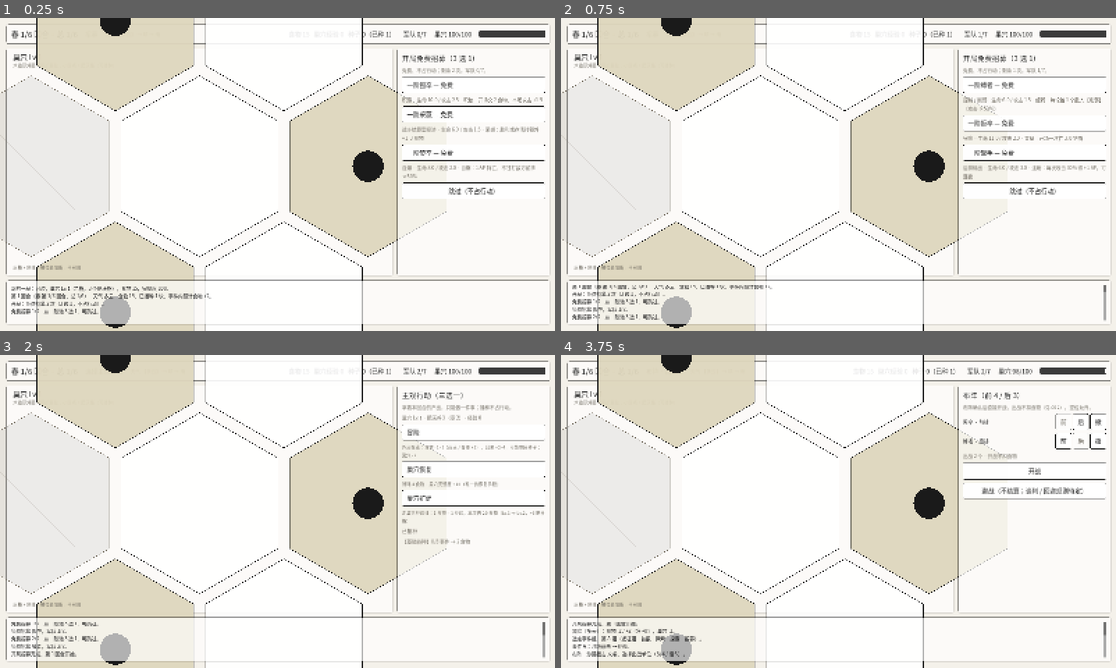
Above: before the commit, frames 1-4 (two rows, left to right).
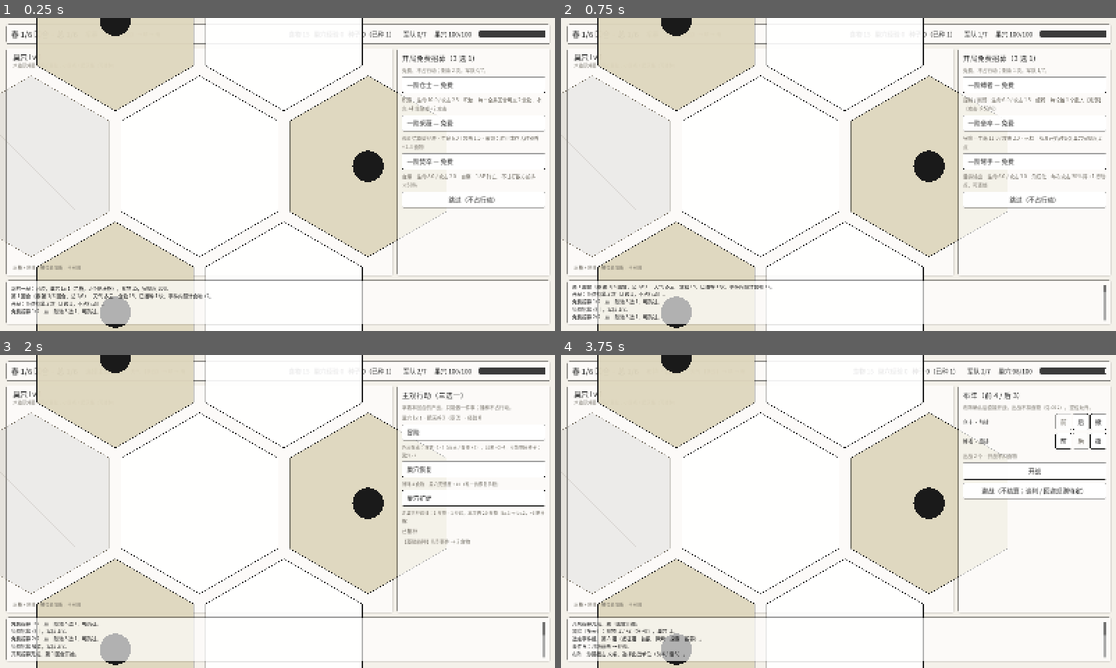
Above: after the commit, the same moments.

Repository: 2932238802/Hector
Game: Godot game, scene res://scenes/main.tscn
Two runs of this game, one before a commit and one after it. Both use one fixed random seed, a clock stepped at 60 frames per second and the inputs below.
Inputs (mouse positions are in pixels of both pictures, inside the frame that each line leads up to):
- Up to frame 1 (0.25 s): no input
- Up to frame 2 (0.75 s): click (1032, 83) at 0.5 s, where only the run before the commit has a clickable "一阶囤卒 — 免费"
- Up to frame 3 (2 s): click "一阶缚者 — 免费" at 1.25 s
- Up to frame 4 (3.75 s): click "冒险" at 2 s; click "第 A 组 ｜ 远征组：普敌 · 探索 · 探索 · 招募" at 2.75 s; click "迎战" at 3.5 s

The runs differ from the first frame. In frame 1, 2.4% of the frame differs, in the area x 72-99%, y 20-61%; in frame 2, 1.5%; in frame 3, less than 0.1%; in frame 4, less than 0.1%.

Commit message:
[chore] 同步兵种文档：角质化/点卯关键词、廪实专属改名与签名

Diff:
--- a/data/units.json
+++ b/data/units.json
@@ -1,23 +1,23 @@
 {
   "schema_version": 1,
   "units": [
-    { "id": "ruishi", "name": "锐士", "tier": 1, "pool": "shared", "cost": { "food": 8 }, "hp": 10.0, "atk": 3.0, "ap": 1, "row": "front", "combat": true, "tag": "前排主力", "signature": "成长：每次攻击永久 +0.2 攻击（无上限）" },
+    { "id": "ruishi", "name": "锐士", "tier": 1, "pool": "shared", "cost": { "food": 8 }, "hp": 10.0, "atk": 3.0, "ap": 1, "row": "front", "combat": true, "tag": "前排主力", "signature": "角质化：每次攻击后永久 +0.2 攻击（无上限）" },
     { "id": "chihou", "name": "斥候", "tier": 1, "pool": "shared", "cost": { "food": 5 }, "hp": 7.0, "atk": 2.0, "ap": 1, "row": "front", "combat": true, "tag": "情报 / 战果", "signature": "迅捷：开场得【迅捷】；不甘：阵亡得【不甘】（均占位）" },
     { "id": "caiwei", "name": "采薇", "tier": 1, "pool": "shared", "cost": { "food": 6 }, "hp": 6.0, "atk": 1.5, "ap": 1, "row": "back", "combat": true, "tag": "战斗结算型经济", "signature": "采撷：胜利或存活时额外 +1–3 食物" },
-    { "id": "gancheng", "name": "干城", "tier": 1, "pool": "shared", "cost": { "food": 9 }, "hp": 16.0, "atk": 1.0, "ap": 1, "row": "front", "combat": true, "tag": "防御", "signature": "扼守 + 格挡 3.0 护盾/轮 + 受伤成长" },
+    { "id": "gancheng", "name": "干城", "tier": 1, "pool": "shared", "cost": { "food": 9 }, "hp": 16.0, "atk": 1.0, "ap": 1, "row": "front", "combat": true, "tag": "防御", "signature": "扼守 / 点卯：每轮 3.0 护盾；掉血永久 +1 最大生命" },
     { "id": "fenzu", "name": "焚卒", "tier": 1, "pool": "shared", "cost": { "food": 6 }, "hp": 8.0, "atk": 2.0, "ap": 1, "row": "front", "combat": true, "tag": "自爆", "signature": "自爆：1 AP 阵亡，不甘打敌方前排 ×50%" },
-    { "id": "nushou", "name": "弩手", "tier": 1, "pool": "shared", "cost": { "food": 7 }, "hp": 6.0, "atk": 3.0, "ap": 1, "row": "back", "combat": true, "tag": "后排输出", "signature": "连射：每次攻击 30% 得 +1 AP，可连锁" },
-    { "id": "fubing", "name": "辅兵", "tier": 1, "pool": "shared", "cost": { "food": 7 }, "hp": 7.0, "atk": 2.0, "ap": 1, "row": "back", "combat": true, "tag": "后排支援", "signature": "庇护：每轮随机 1 名友军 +5 护盾" },
+    { "id": "nushou", "name": "弩手", "tier": 1, "pool": "shared", "cost": { "food": 7 }, "hp": 6.0, "atk": 3.0, "ap": 1, "row": "back", "combat": true, "tag": "后排输出", "signature": "角质化：每次攻击 30% 得 +1 行动点，可连锁" },
+    { "id": "fubing", "name": "辅兵", "tier": 1, "pool": "shared", "cost": { "food": 7 }, "hp": 7.0, "atk": 2.0, "ap": 1, "row": "back", "combat": true, "tag": "后排支援", "signature": "点卯：每轮玩家阶段开始，随机 1 名友军 +5 护盾" },
     { "id": "fuzhe", "name": "缚者", "tier": 1, "pool": "shared", "cost": { "food": 8 }, "hp": 6.0, "atk": 1.5, "ap": 1, "row": "back", "combat": true, "tag": "控制 / 削弱", "signature": "缠缚：每轮给 1 个敌人【削弱】（攻击 ×50%）" },
     { "id": "chuanling", "name": "传令", "tier": 2, "pool": "shared", "cost": { "food": 10 }, "hp": 11.0, "atk": 2.0, "ap": 1, "row": "back", "combat": true, "tag": "行动点调度", "signature": "每场 1 次：令 1 名友军本轮 +1 AP" },
     { "id": "hanzu", "name": "悍卒", "tier": 2, "pool": "shared", "cost": { "food": 10 }, "hp": 15.0, "atk": 2.5, "ap": 1, "row": "front", "combat": true, "tag": "逆境前排", "signature": "悍勇：每轮首次实际掉血后，本场攻击 +1.0" },
     { "id": "duizheng", "name": "队正", "tier": 2, "pool": "shared", "cost": { "food": 11 }, "hp": 13.0, "atk": 2.0, "ap": 1, "row": "back", "combat": true, "tag": "阵型增幅", "signature": "整阵：存活时同排友军每轮 +1.0 护盾" },
     { "id": "sitian", "name": "司天", "tier": 3, "pool": "shared", "cost": { "food": 14 }, "hp": 12.0, "atk": 3.0, "ap": 1, "row": "back", "combat": true, "tag": "天气操控", "signature": "观天：布阵阶段改本场天气（占位）" },
 
-    { "id": "tunzu", "name": "囤卒", "tier": 1, "pool": "linshi", "cost": { "food": 9 }, "hp": 10.0, "atk": 2.5, "ap": 1, "row": "front", "combat": true, "tag": "积廪", "signature": "积粮：开场交 2 食物，本场攻击 +1.5" },
-    { "id": "shiyi", "name": "拾卒", "tier": 1, "pool": "linshi", "cost": { "food": 8 }, "hp": 9.0, "atk": 2.0, "ap": 1, "row": "front", "combat": true, "tag": "劝农", "signature": "拾遗：每个退场敌人结算 +1 食物（上限 4）" },
-    { "id": "juzu", "name": "拒卒", "tier": 1, "pool": "linshi", "cost": { "food": 8 }, "hp": 11.0, "atk": 2.0, "ap": 1, "row": "front", "combat": true, "tag": "守廪", "signature": "立壁：开场一次性 3.0 护盾" },
-    { "id": "hezu", "name": "禾卒", "tier": 1, "pool": "linshi", "cost": { "food": 7 }, "hp": 7.0, "atk": 1.5, "ap": 1, "row": "back", "combat": true, "tag": "劝农", "signature": "护苗：每个存活植物给全队 +0.5 攻击（上限 +2.0）" },
+    { "id": "tunzu", "name": "仓士", "tier": 1, "pool": "linshi", "cost": { "food": 9 }, "hp": 10.0, "atk": 2.5, "ap": 1, "row": "front", "combat": true, "tag": "积廪", "signature": "积粮：每个全局回合可交 2 食物，永久 +4 生命或 +2 攻击" },
+    { "id": "shiyi", "name": "饷者", "tier": 1, "pool": "linshi", "cost": { "food": 8 }, "hp": 9.0, "atk": 2.0, "ap": 1, "row": "front", "combat": true, "tag": "劝农", "signature": "拾遗：每场开始自身永久 −2.0 最大生命，随机友军 +1.0 最大生命，得 2–3 食物" },
+    { "id": "juzu", "name": "垒卒", "tier": 1, "pool": "linshi", "cost": { "food": 8 }, "hp": 11.0, "atk": 2.0, "ap": 1, "row": "front", "combat": true, "tag": "守廪", "signature": "迅捷：战斗开始时恢复巢穴完整度 2 点" },
+    { "id": "hezu", "name": "圃师", "tier": 1, "pool": "linshi", "cost": { "food": 7 }, "hp": 7.0, "atk": 1.5, "ap": 1, "row": "back", "combat": true, "tag": "劝农", "signature": "护苗：每个存活植物给全队 +0.5 攻击（上限 +2.0）" },
     { "id": "linwei", "name": "廪尉", "tier": 2, "pool": "linshi", "cost": { "food": 13 }, "hp": 12.0, "atk": 2.0, "ap": 1, "row": "back", "combat": true, "tag": "积廪", "signature": "发廪：每场 1 次交 3 食物，全队 +1.0 攻击" },
     { "id": "zhangzu", "name": "障卒", "tier": 2, "pool": "linshi", "cost": { "food": 13 }, "hp": 17.0, "atk": 2.0, "ap": 1, "row": "front", "combat": true, "tag": "守廪", "signature": "屏障：每轮替 1 名后排友军承受下一次单体攻击" },
     { "id": "tianzheng", "name": "田正", "tier": 2, "pool": "linshi", "cost": { "food": 12 }, "hp": 11.0, "atk": 1.5, "ap": 1, "row": "back", "combat": true, "tag": "劝农", "signature": "督耕：每轮己方全部植物 +1.0 护盾" },
--- a/tests/smoke_test.gd
+++ b/tests/smoke_test.gd
@@ -559,7 +559,7 @@
 	check(counts[1] == 12, "tier 1 has 12 units (8 shared + 4 exclusive)")
 	check(counts[2] == 8, "tier 2 has 8 units (3 shared + 5 exclusive)")
 	check(counts[3] == 4, "tier 3 has 4 units (1 shared + 3 exclusive)")
-	check(game.unit_info("tunzu").get("name", "") == "囤卒", "exclusive unit is present")
+	check(game.unit_info("tunzu").get("name", "") == "仓士", "exclusive unit is present")
 
 
 func _test_data_store() -> void:
